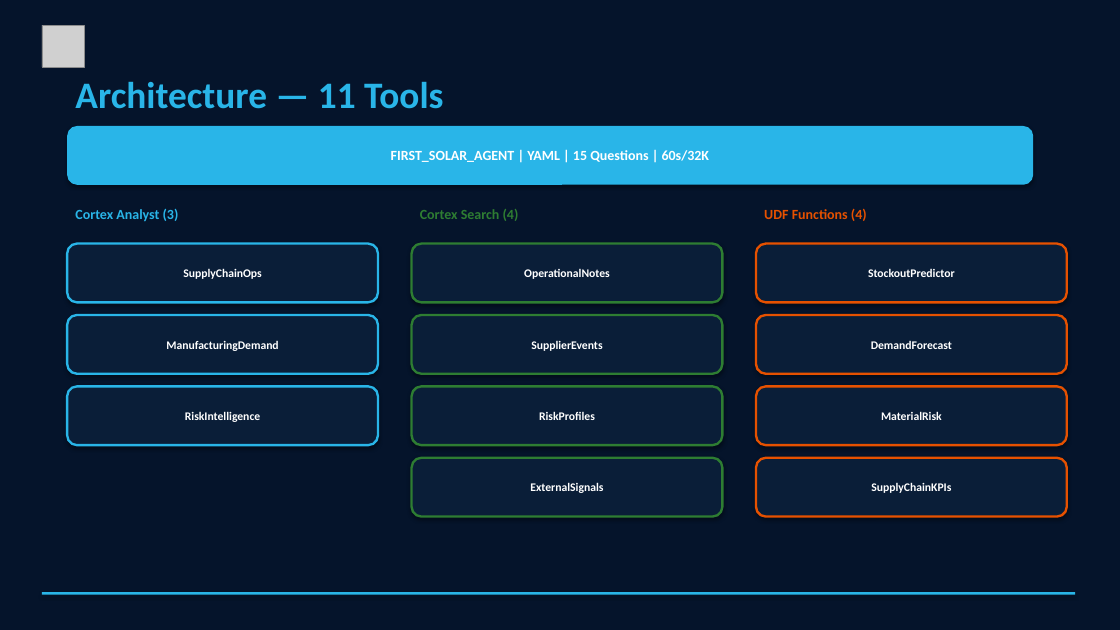
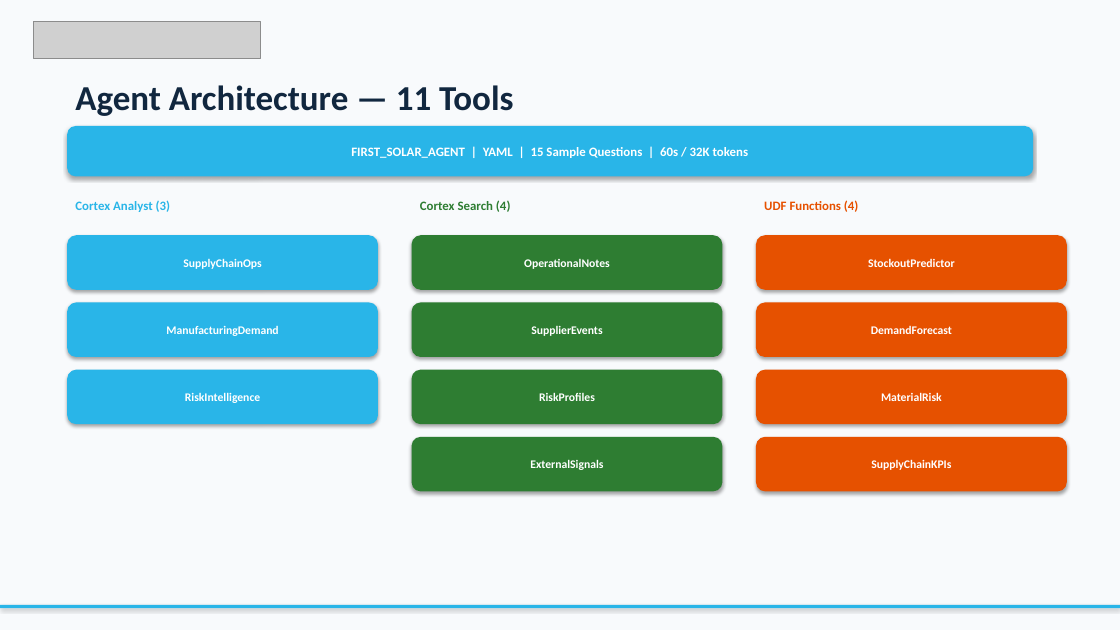
Before and after one commit to sfc-gh-sdickson/First-Solar, a slide deck: slide 9 of docs/First_Solar_Demo_Narrative.pptx. Drawn at 1120x630 pixels with LibreOffice and Linux fonts; fonts in the diff are those of the drawing; grey boxes stand for pictures. Boxes give left, top, right and bottom in pixels: in the first picture for what was removed or moved away, otherwise in the second. Text is boxed around its words. In the diff, an @@ line names an element or a change of style, - is before the commit and + after.

Commit message:
Fix PPTX: proper Snowflake logo (transparent PNG), light bg on content slides
Previous version had broken logo (opaque white square from bad SVG conversion).
Now uses properly extracted Snowflake snowflake icon with transparency plus
text-rendered wordmark. Light background on content slides, dark on title/reveal.

.... Generated with [Cortex Code](https://docs.snowflake.com/en/user-guide/cortex-code/cortex-code)

```diff
--- a/docs/First_Solar_Demo_Narrative.pptx
+++ b/docs/First_Solar_Demo_Narrative.pptx
@@ background #05142B to #F8FAFC @@
@@ picture added at bbox=[34, 21, 260, 59] @@
@@ picture removed at bbox=[42, 25, 84, 67] @@
@@ text at bbox=[75, 85, 513, 116]: text changed; size 32 to 30 pt; text colour #29B5E8 to #11273F @@
-Architecture — 11 Tools
+Agent Architecture — 11 Tools
@@ rounded rectangle "FIRST_SOLAR_AGENT | YAML | 15 ...": place and size @@
-rounded rectangle "FIRST_SOLAR_AGENT | YAML | 15 ..." at bbox=[67, 126, 1033, 185]
+rounded rectangle "FIRST_SOLAR_AGENT | YAML | 15 ..." at bbox=[67, 126, 1033, 176]
@@ text in rounded rectangle at bbox=[351, 147, 749, 158]: text changed; size 12 to 11 pt @@
-FIRST_SOLAR_AGENT | YAML | 15 Questions | 60s/32K
+FIRST_SOLAR_AGENT | YAML | 15 Sample Questions | 60s / 32K tokens
@@ size 12 to 11 pt in 3 elements at bbox=[75, 200, 170, 212], bbox=[420, 200, 511, 212], bbox=[764, 200, 858, 212] @@
@@ 3 texts, 3 rounded rectangles: place and size @@
-3 texts, 3 rounded rectangles at bbox=[67, 209, 1067, 302]
+3 texts, 3 rounded rectangles at bbox=[67, 200, 1067, 290]
@@ rounded rectangle "ManufacturingDemand": place and size @@
-rounded rectangle "ManufacturingDemand" at bbox=[67, 315, 378, 374]
+rounded rectangle "ManufacturingDemand" at bbox=[67, 302, 378, 357]
@@ rounded rectangle "SupplierEvents": place and size @@
-rounded rectangle "SupplierEvents" at bbox=[412, 315, 723, 374]
+rounded rectangle "SupplierEvents" at bbox=[412, 302, 723, 357]
@@ rounded rectangle "DemandForecast": place and size @@
-rounded rectangle "DemandForecast" at bbox=[756, 315, 1067, 374]
+rounded rectangle "DemandForecast" at bbox=[756, 302, 1067, 357]
@@ fill #0A1E38 to #29B5E8; outline #29B5E8 2 pt to none in 3 elements at bbox=[67, 235, 378, 290], bbox=[67, 302, 378, 357], bbox=[67, 370, 378, 424] @@
@@ rounded rectangle "RiskIntelligence": place and size @@
-rounded rectangle "RiskIntelligence" at bbox=[67, 386, 378, 445]
+rounded rectangle "RiskIntelligence" at bbox=[67, 370, 378, 424]
@@ rounded rectangle "RiskProfiles": place and size @@
-rounded rectangle "RiskProfiles" at bbox=[412, 386, 723, 445]
+rounded rectangle "RiskProfiles" at bbox=[412, 370, 723, 424]
@@ rounded rectangle "MaterialRisk": place and size @@
-rounded rectangle "MaterialRisk" at bbox=[756, 386, 1067, 445]
+rounded rectangle "MaterialRisk" at bbox=[756, 370, 1067, 424]
@@ fill #0A1E38 to #2E7D32; outline #2E7D32 2 pt to none in 4 elements at bbox=[412, 235, 723, 290], bbox=[412, 302, 723, 357], bbox=[412, 370, 723, 424], bbox=[412, 437, 723, 492] @@
@@ rounded rectangle "ExternalSignals": place and size @@
-rounded rectangle "ExternalSignals" at bbox=[412, 458, 723, 517]
+rounded rectangle "ExternalSignals" at bbox=[412, 437, 723, 492]
@@ fill #0A1E38 to #E65100; outline #E65100 2 pt to none in 4 elements at bbox=[756, 235, 1067, 290], bbox=[756, 302, 1067, 357], bbox=[756, 370, 1067, 424], bbox=[756, 437, 1067, 492] @@
@@ rounded rectangle "SupplyChainKPIs": place and size @@
-rounded rectangle "SupplyChainKPIs" at bbox=[756, 458, 1067, 517]
+rounded rectangle "SupplyChainKPIs" at bbox=[756, 437, 1067, 492]
@@ rectangle: place and size @@
-rectangle at bbox=[42, 592, 1075, 595]
+rectangle at bbox=[0, 605, 1120, 608]
```
Also in this commit, not shown: 11 other slides changed.
